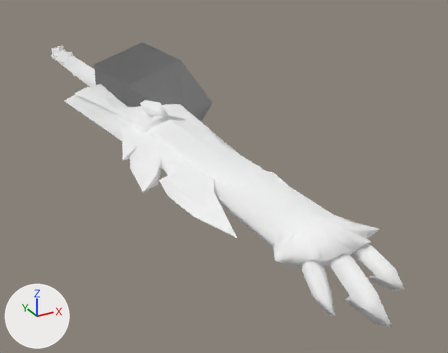
Renders of the glTF model docs/models/weapons/w14/030.glb from each side of a commit.
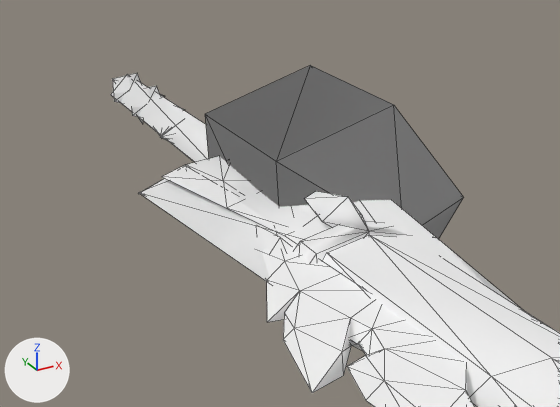
Old and new are each drawn whole from a camera (50 mm lens) standing at (-1.03, -3.41, 0.93) and looking at (0.28, -1.02, -0.27) and again close up on the part from 0% to 57% of the width and 3% to 56% of the height. Lighting does not change. The marker at lower left points along +X, +Y and +Z. The last two pictures show the newer version. The close-ups show mesh edges as thin lines. Vertices at exactly the same position are counted once.

In view in the first close-up: 'Group[0]', 'Group[1]', 'Group[24]', 'Group[2]', 'Group[4]'.
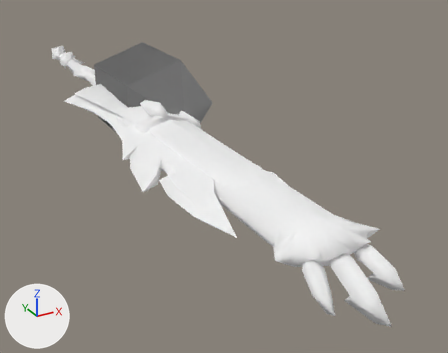
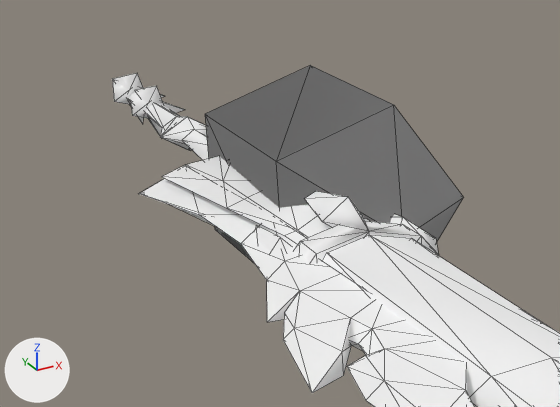
Where the change shows, as pixel boxes [x1, y1, x2, y2] in the close-ups (560 x 407 px):
'Group[0]', reshaped: before [138, 123, 560, 345]; after [161, 117, 560, 333]
'Group[2]', reshaped: before [111, 73, 209, 162]; after [112, 73, 186, 137]
part 1 of me_group_0, deleted: before [138, 183, 523, 345]
part 2 of me_group_2, deleted: before [111, 74, 209, 162]

What the commit changed:
me_group_0 is used by ob_group_0; location (0.0, 0.0, 0.0).
Verts and faces of me_group_0; kept vertices keep their numbers, new ones are numbered from 157.
Before the commit, vertices of me_group_0: 0 (0.01, -1.22, 0.05), 1 (0.09, -1.93, 0.01), 2 (0.17, -0.29, 0.1), 3 (0.17, -0.29, -0.1), 4 (-0.28, -0.34, 0.01) at pixel (138, 192).
Before the commit, vertices of me_group_0: 5 (-0.19, -1.41, 0.01) at pixel (357, 344), 6 (0.01, -1.22, -0.05).
me_group_0 had 157 vertices, 255 faces and spanned x -0.28..0.31, y -1.93..0.15, z -0.1..0.1.
me_group_0 now has 151 vertices, 245 faces and spans x -0.22..0.31, y -1.64..0.15, z -0.08..0.1.
Part 1, on me_group_0:
Vertices deleted: 1 to 6 (with the faces that use them).
me_group_2 is used by ob_group_2; location (0.0, 0.0, 0.0).
me_group_2 had 44 vertices, 59 faces and spanned x -0.28..0.1, y -2.16..0.96, z -0.07..0.08.
me_group_2 now has 36 vertices, 47 faces and spans x -0.28..0.1, y -2.16..0.96, z -0.07..0.08.
me_group_2 part 2: the loose piece of 8 vertices spanning x -0.07..0.07, y -0.58..0.76, z -0.07..0.07 is deleted.
